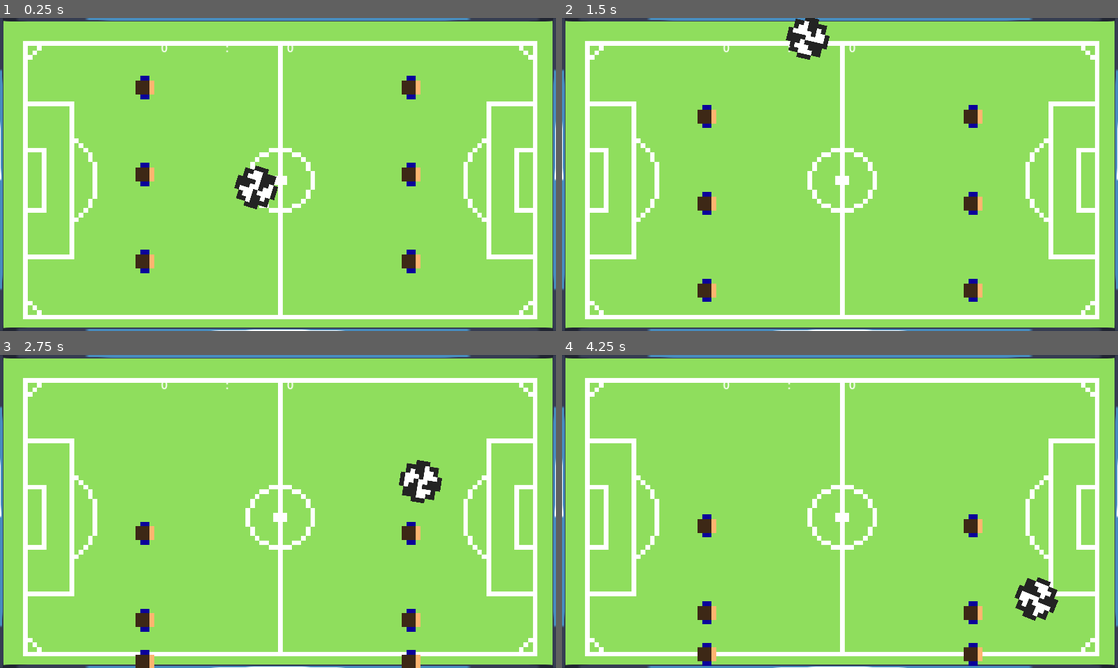
Above: before the commit, frames 1-4 (two rows, left to right).
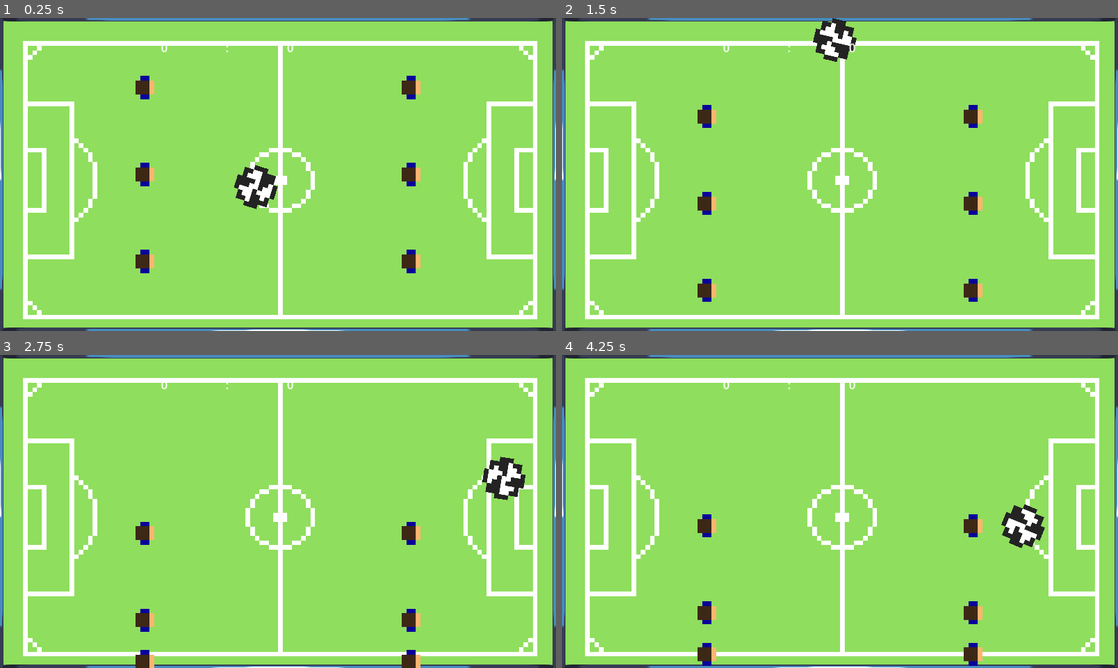
Above: after the commit, the same moments.

Repository: HephaistosForge/Boltzplatz
Game: Godot game, scene res://world.tscn
The game is run twice, just before and just after one commit, with the same random seed, the same clock (stepped at 60 frames per second) and the same inputs. The engine's default icon, where the game draws it, is replaced by a stand-in: a white triangle on a blue panel in a dark square.
Inputs:
- Up to frame 1 (0.25 s): no input
- Up to frame 2 (1.5 s): hold Down (down_player_right) 0.53-1.28 s; hold S (down_player_left) from 1.28 s (still down)
- Up to frame 3 (2.75 s): release S (down_player_left) at 2.03 s; hold Down (down_player_right) from 2.03 s (still down)
- Up to frame 4 (4.25 s): release Down (down_player_right) at 2.78 s; hold W (up_player_left) 2.78-3.53 s; hold S (down_player_left) from 3.53 s (still down)

The runs differ from the first frame. In frame 1, 0.1% of the frame differs, in the area x 42-50%, y 46-62%; in frame 2, 1.2%; in frame 3, 1.5%, in the area x 71-95%, y 32-48%; in frame 4, 1.5%.

Commit message:
fix football damp mode

Diff:
--- a/scenes/ball/ball.tscn
+++ b/scenes/ball/ball.tscn
@@ -11,6 +11,8 @@
 
 [node name="Ball" type="RigidBody2D"]
 physics_material_override = SubResource("PhysicsMaterial_htseo")
+linear_damp_mode = 1
+angular_damp_mode = 1
 script = ExtResource("1_jep6k")
 
 [node name="Sprite2D" type="Sprite2D" parent="."]
